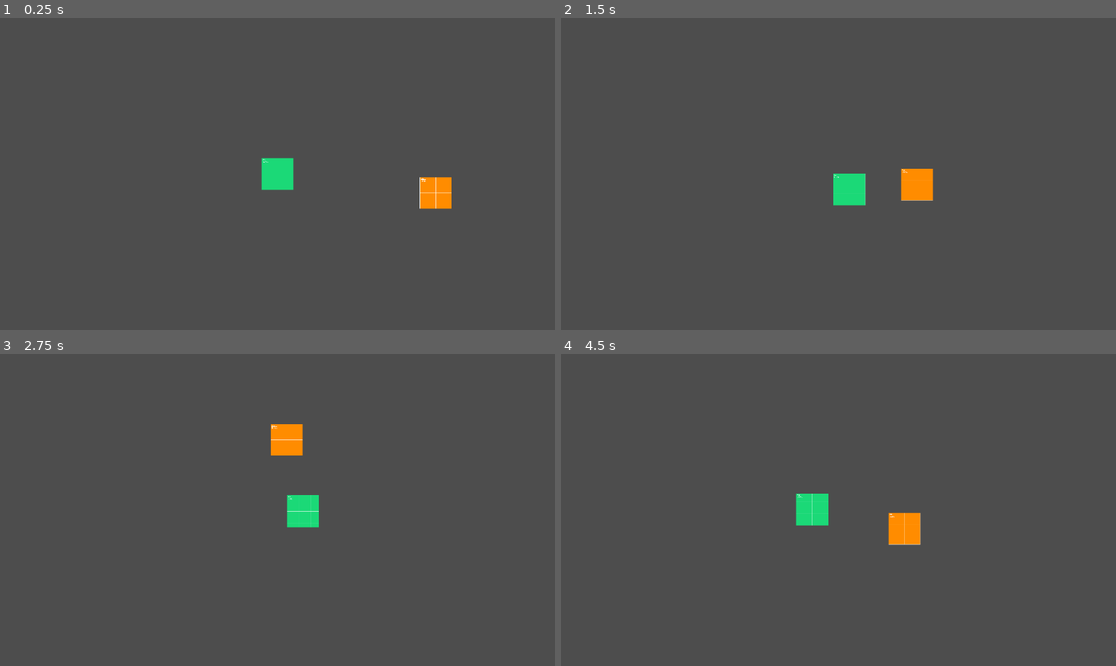
Above: before the commit, frames 1-4 (two rows, left to right).
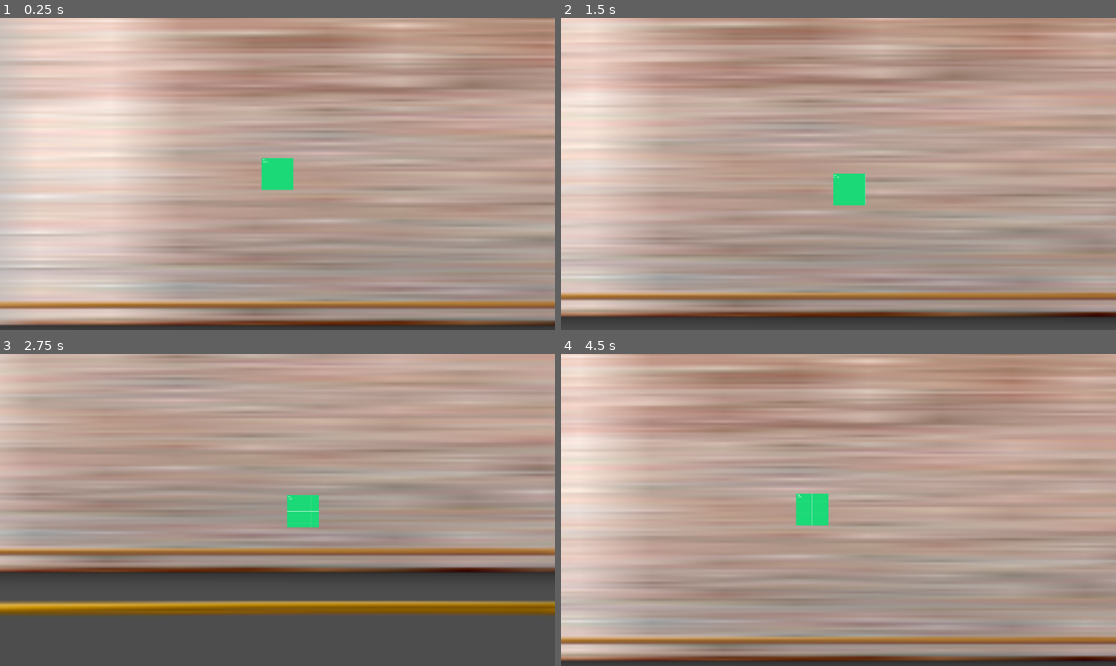
Above: after the commit, the same moments.

Repository: LatinyFroggie/GodotTest
Game: Godot game, scene res://node_2d.tscn
The game is run twice, just before and just after one commit, with the same random seed, the same clock (stepped at 60 frames per second) and the same inputs.
Inputs:
- Up to frame 1 (0.25 s): no input
- Up to frame 2 (1.5 s): tap Enter at 0.5 s; hold D 0.53-1.28 s; hold S from 1.28 s (still down)
- Up to frame 3 (2.75 s): release S at 2.03 s; hold D from 2.03 s (still down)
- Up to frame 4 (4.5 s): release D at 2.78 s; hold W 2.78-3.53 s; hold A from 3.53 s (still down)

The runs differ from the first frame. In frame 1, 98% of the frame differs, in the area x 0-100%, y 0-100%; in frame 2, 96%; in frame 3, 74%; in frame 4, 98%.

Commit message:
Bridging The Digital Divide

Diff:
--- a/aigc/node_2d.tscn
+++ b/aigc/node_2d.tscn
@@ -2,7 +2,7 @@
 
 [ext_resource type="Script" uid="uid://biiijpb6qiree" path="res://movement.gd" id="1_0e48y"]
 [ext_resource type="Texture2D" uid="uid://bppk7udmicb2u" path="res://addons/kenney_prototype_textures/green/texture_01.png" id="2_0e48y"]
-[ext_resource type="Texture2D" uid="uid://b520f1dfcoa4" path="res://addons/kenney_prototype_textures/orange/texture_01.png" id="3_epypp"]
+[ext_resource type="Texture2D" uid="uid://bixmdli3dlcnb" path="res://bridge.png" id="3_epypp"]
 
 [sub_resource type="RectangleShape2D" id="RectangleShape2D_epypp"]
 size = Vector2(132, 132)
@@ -32,8 +32,13 @@
 [node name="Area2D" type="Area2D" parent="."]
 
 [node name="Sprite2D" type="Sprite2D" parent="Area2D"]
+light_mask = 512
+visibility_layer = 512
+z_index = -6
+z_as_relative = false
+y_sort_enabled = true
 position = Vector2(336, 253)
-scale = Vector2(0.128906, 0.128418)
+scale = Vector2(300, 10)
 texture = ExtResource("3_epypp")
 
 [node name="CollisionShape2D" type="CollisionShape2D" parent="Area2D"]
Binary file added: aigc/bridge.png
Not shown, added: aigc/bridge.png.import
Not shown, added: aigc/images.jfif
